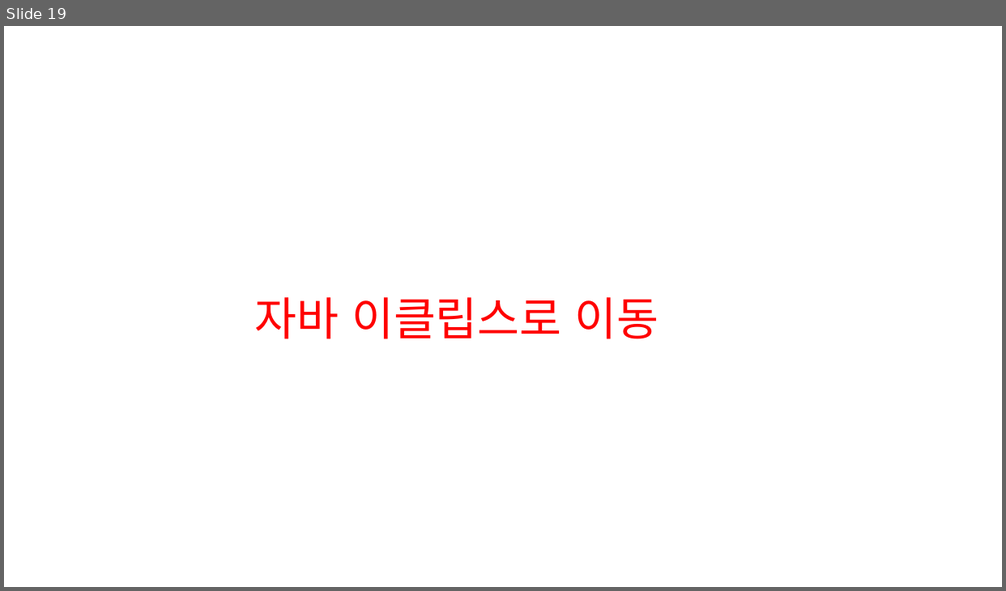
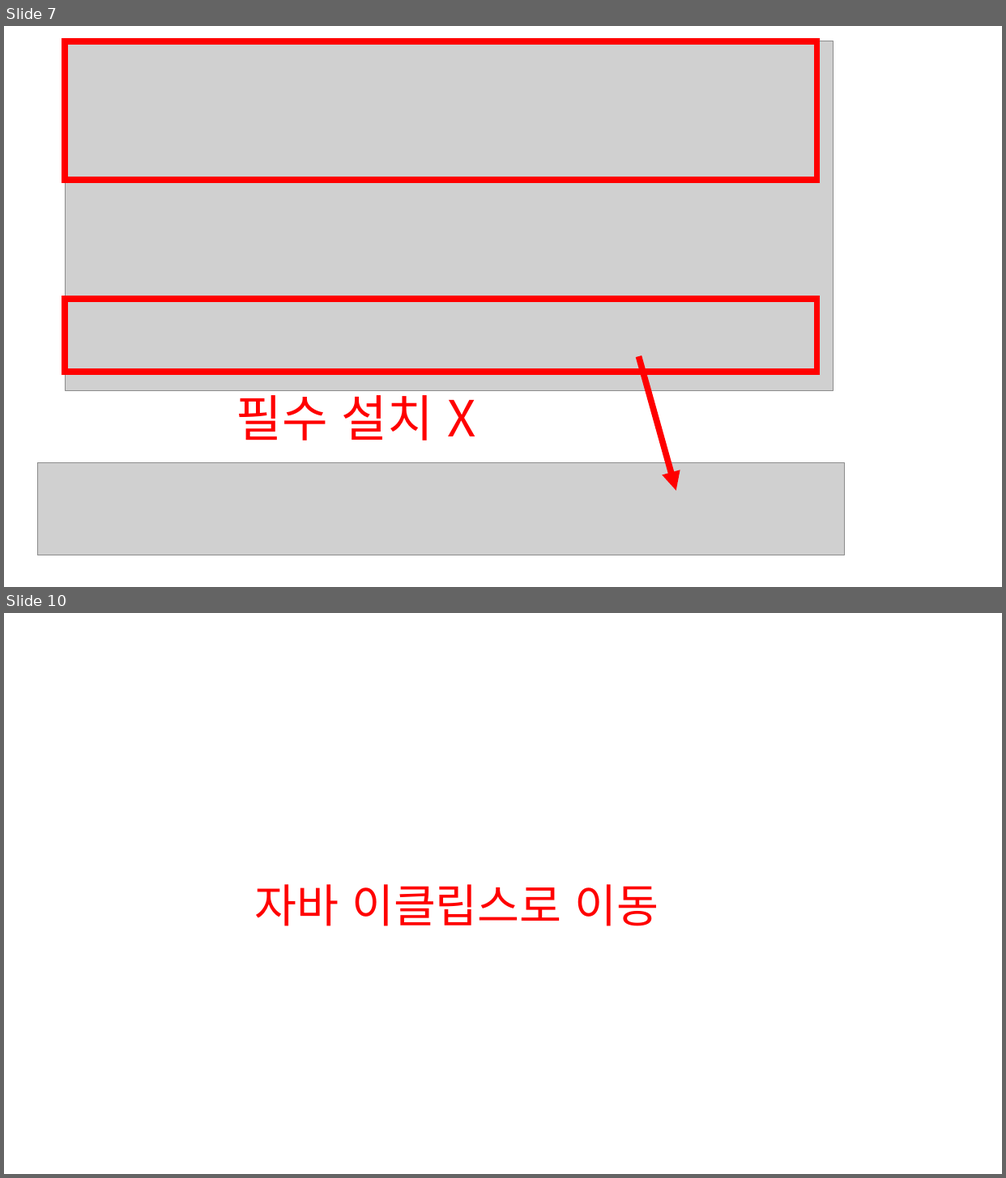
Before and after one commit to ssssksss/ReactBlog, a slide deck: public/img/jsp2_4.pptx. Shown one above the other, each under a label of ours: slide 19 before the commit, slides 7 and 10 after it; the slides between them are not shown. The pictures are 1006x591 and 1006x1178 pixels, drawn with LibreOffice and Linux fonts; fonts in the diff are those of the drawing; grey boxes stand for pictures. Boxes give left, top, right and bottom in pixels: in the first picture for what was removed or moved away, otherwise in the second. Text is boxed around its words. In the diff, an @@ line names an element or a change of style, - is before the commit and + after.

```diff
--- a/public/img/jsp2_4.pptx
+++ b/public/img/jsp2_4.pptx
@@ slide 7 added at [4, 26, 1002, 587], background #FFFFFF @@
@@ picture added at [65, 41, 833, 390] @@
@@ rectangle added at [65, 41, 817, 179], outline #FF0000 6 pt @@
@@ rectangle added at [65, 299, 817, 372], outline #FF0000 6 pt @@
@@ arrow added from (639, 357) to (676, 491), #FF0000 6 pt @@
@@ text added at [236, 386, 476, 441], 48 pt, text #FF0000 @@
+필수 설치 X
@@ picture added at [38, 463, 845, 556] @@
@@ what was slide 19 is now slide 10 @@
```
Also in this commit, not shown: 13 other slides added, 21 slides removed, 25 other files.
